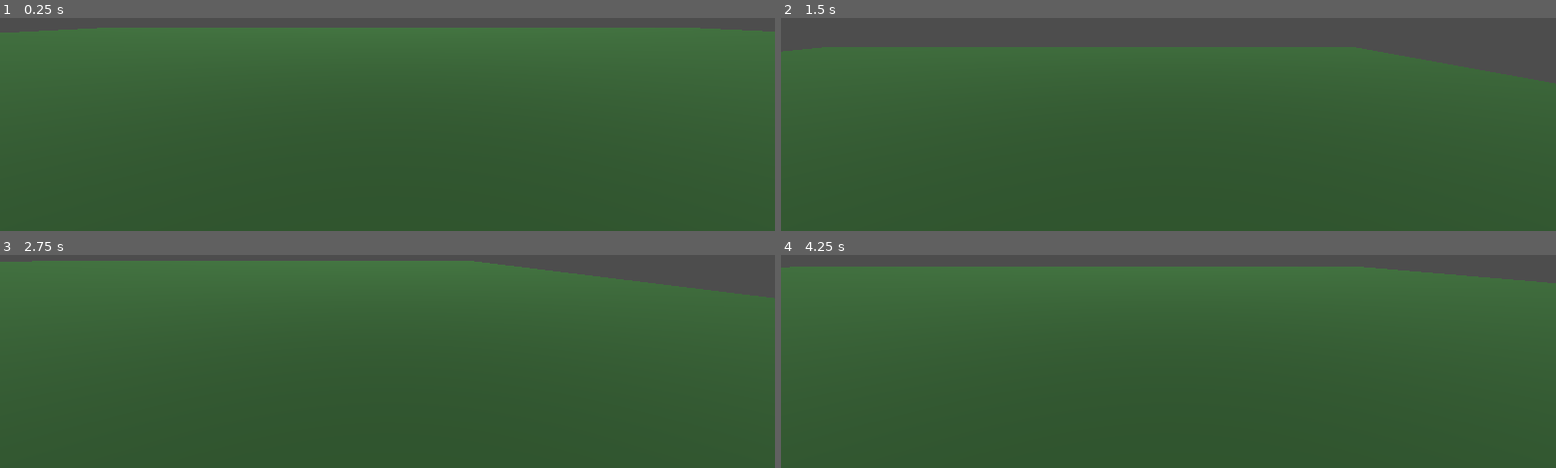
Above: before the commit, frames 1-4 (two rows, left to right).
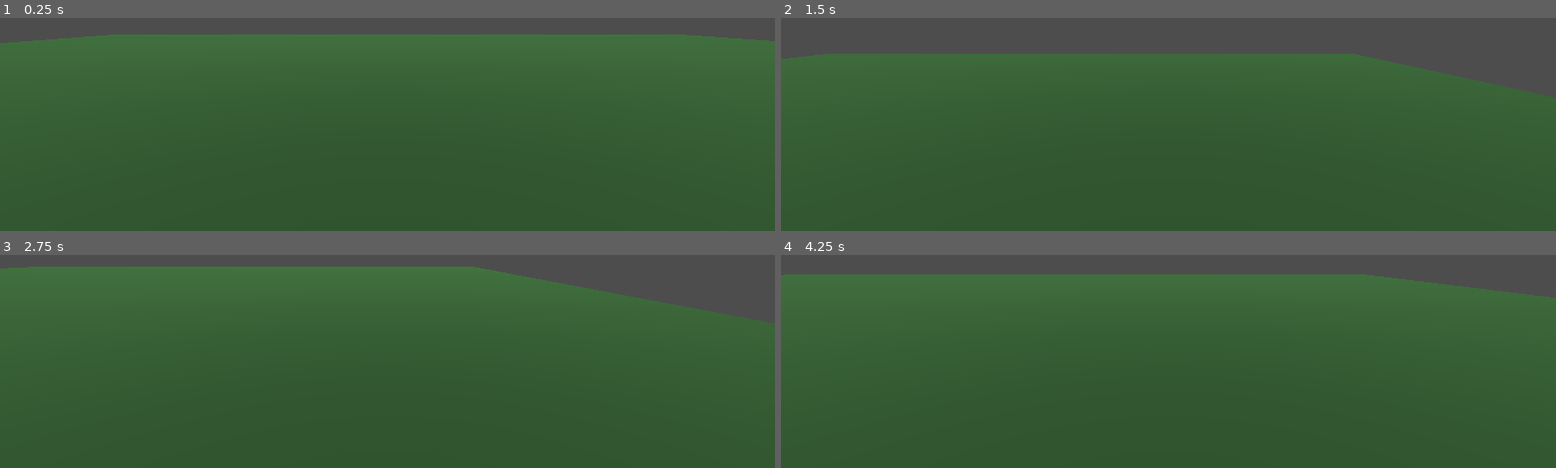
Above: after the commit, the same moments.

Repository: sg631/nsf-project
Game: Godot game, scene res://Game.tscn
The game is run twice, just before and just after one commit, with the same random seed, the same clock (stepped at 60 frames per second) and the same inputs.
Inputs:
- Up to frame 1 (0.25 s): no input
- Up to frame 2 (1.5 s): tap Enter (ui_accept) at 0.5, 0.77 s; hold D (playerRight) 0.53-1.28 s; hold Shift (sprint) 0.53-1.28 s; hold S (playerBackwards) from 1.28 s (still down); tap Shift (sprint) at 1.35 s
- Up to frame 3 (2.75 s): tap Enter (ui_accept) at 1.52 s; release S (playerBackwards) at 2.03 s; hold D (playerRight) from 2.03 s (still down); hold Shift (sprint) from 2.03 s (still down)
- Up to frame 4 (4.25 s): release D (playerRight) at 2.78 s; release Shift (sprint) at 2.78 s; hold W (playerForwards) 2.78-3.53 s; tap Shift (sprint) at 2.85 s; tap Enter (ui_accept) at 3.02, 3.77 s; hold A (playerLeft) from 3.53 s (still down); hold Shift (sprint) from 3.53 s (still down)

The runs differ from the first frame. In frame 1, 3.4% of the frame differs, in the area x 0-100%, y 4-12%; in frame 2, 3.3%; in frame 3, 4.5%, in the area x 0-100%, y 2-31%; in frame 4, 4.0%.

Commit message:
Added "mouse movement -> camera movement"

Diff:
--- a/Game.tscn
+++ b/Game.tscn
@@ -32,4 +32,4 @@
 surface_material_override/0 = SubResource("StandardMaterial3D_dgfwr")
 
 [node name="Player" parent="." instance=ExtResource("1_chwdd")]
-transform = Transform3D(1, 0, 0, 0, 1, 0, 0, 0, 1, -0.575938, 0.660807, 0.419993)
+transform = Transform3D(1, 0, 0, 0, 1, 0, 0, 0, 1, -0.575938, 1.38908, 0.419993)
--- a/Player.tscn
+++ b/Player.tscn
@@ -1,10 +1,11 @@
-[gd_scene load_steps=5 format=3 uid="uid://bkbnoiblp0hha"]
+[gd_scene load_steps=6 format=3 uid="uid://bicfvrrdnui24"]
 
 [ext_resource type="Script" path="res://player.gd" id="1_2sf5x"]
+[ext_resource type="Script" path="res://camera_3d.gd" id="2_6ubmw"]
 
 [sub_resource type="BoxShape3D" id="BoxShape3D_p363l"]
 
-[sub_resource type="SphereMesh" id="SphereMesh_heea1"]
+[sub_resource type="CapsuleMesh" id="CapsuleMesh_60kmi"]
 
 [sub_resource type="StandardMaterial3D" id="StandardMaterial3D_8g0xc"]
 albedo_color = Color(0.572295, 0.172551, 0.176476, 1)
@@ -15,11 +16,13 @@
 script = ExtResource("1_2sf5x")
 
 [node name="CollisionShape3D" type="CollisionShape3D" parent="Player"]
+transform = Transform3D(0.94821, 0, 0, 0, 1.80738, 0, 0, 0, 0.975207, 0, 0, 0)
 shape = SubResource("BoxShape3D_p363l")
 
 [node name="MeshInstance3D" type="MeshInstance3D" parent="Player"]
-mesh = SubResource("SphereMesh_heea1")
+mesh = SubResource("CapsuleMesh_60kmi")
 surface_material_override/0 = SubResource("StandardMaterial3D_8g0xc")
 
 [node name="Camera3D" type="Camera3D" parent="Player"]
 transform = Transform3D(1, 0, 0, 0, 1, 0, 0, 0, 1, 0, 0.258389, -0.495737)
+script = ExtResource("2_6ubmw")
--- /dev/null
+++ b/camera_3d.gd
@@ -0,0 +1,12 @@
+extends Camera3D
+
+
+# Called when the node enters the scene tree for the first time.
+func _ready() -> void:
+	pass # Replace with function body.
+
+
+# Called every frame. 'delta' is the elapsed time since the previous frame.
+func _process(delta: float) -> void:
+	rotation.x -= Input.get_last_mouse_velocity().y/10000;
+	rotation.y -= Input.get_last_mouse_velocity().x/10000;
--- a/player.gd
+++ b/player.gd
@@ -27,5 +27,4 @@
 	else:
 		velocity.x = move_toward(velocity.x, 0, SPEED)
 		velocity.z = move_toward(velocity.z, 0, SPEED)
-
 	move_and_slide()
Not shown: 1 places in Game.tscn that only renumber resources
